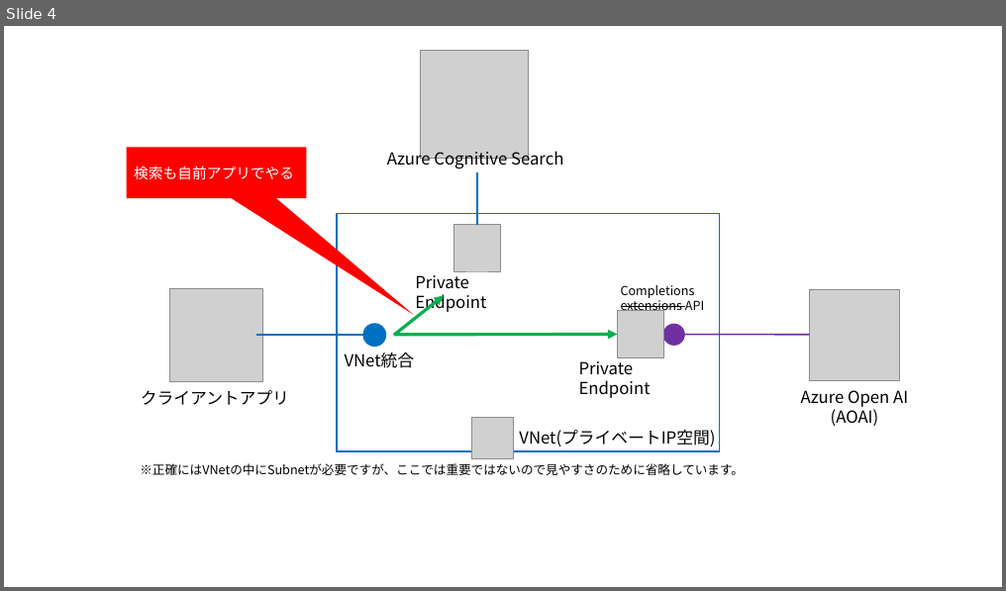
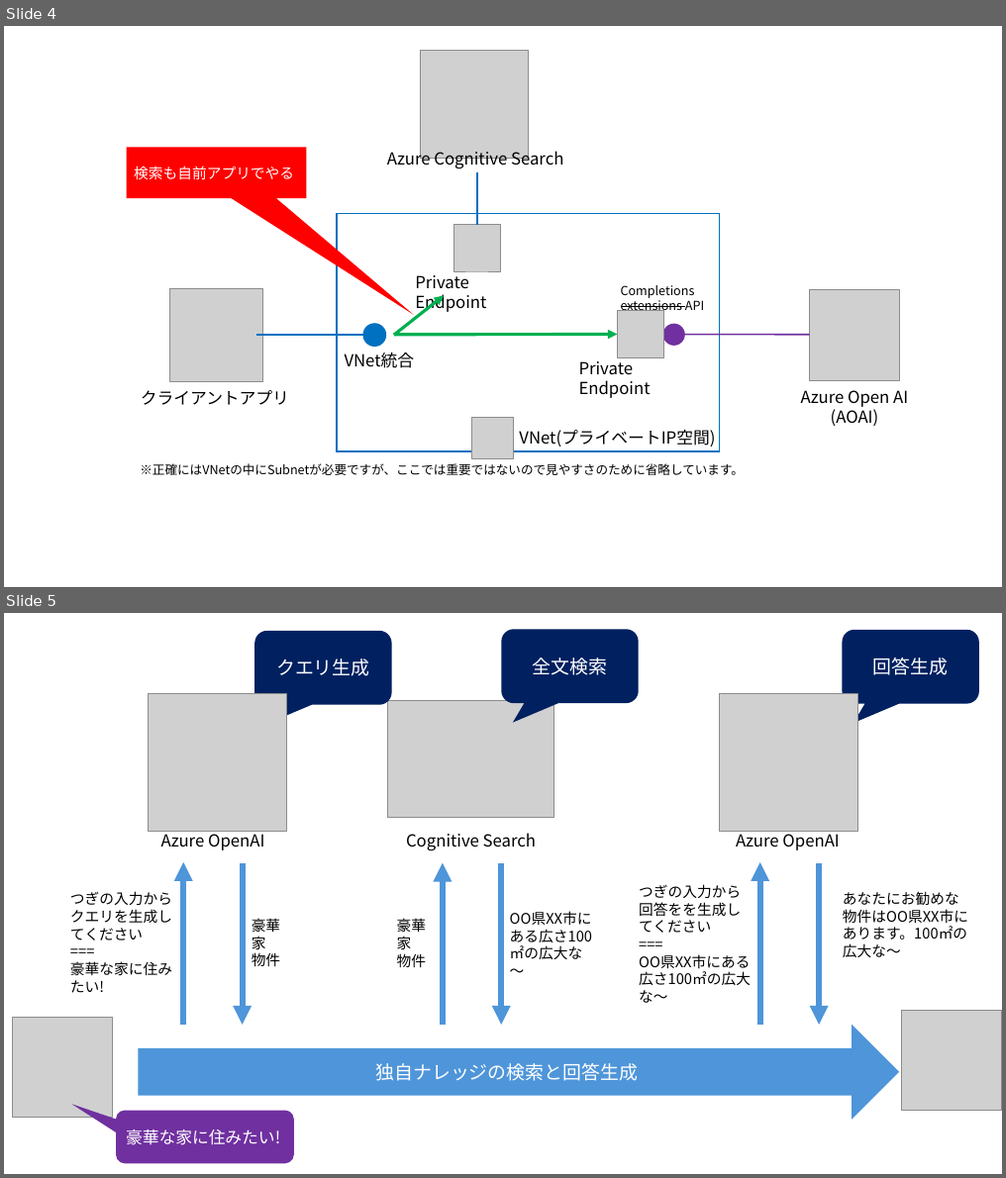
Before and after one commit to 07JP27/zenn-content, a slide deck: images/azure-openai-add-your-data-procon/addyourdataarch.pptx. Shown one above the other, each under a label of ours: slide 4 before the commit, slides 4 and 5 after it. The pictures are 1006x591 and 1006x1178 pixels, drawn with LibreOffice and Linux fonts; fonts in the diff are those of the drawing; grey boxes stand for pictures. Boxes give left, top, right and bottom in pixels: in the first picture for what was removed or moved away, otherwise in the second. Text is boxed around its words. In the diff, an @@ line names an element or a change of style, - is before the commit and + after.

```diff
--- a/images/azure-openai-add-your-data-procon/addyourdataarch.pptx
+++ b/images/azure-openai-add-your-data-procon/addyourdataarch.pptx
@@ slide 5 added at (x1=4, y1=613, x2=1002, y2=1174), background #FFFFFF @@
@@ rounded speech box added at (x1=254, y1=631, x2=392, y2=705), fill #002060, 18 pt, text #FFFFFF @@
+クエリ生成
@@ rounded speech box added at (x1=501, y1=630, x2=638, y2=703), fill #002060, 18 pt, text #FFFFFF @@
+全文検索
@@ rounded speech box added at (x1=843, y1=630, x2=979, y2=703), fill #002060, 18 pt, text #FFFFFF @@
+回答生成
@@ picture added at (x1=148, y1=693, x2=286, y2=832) @@
@@ picture added at (x1=388, y1=700, x2=553, y2=817) @@
@@ picture added at (x1=720, y1=693, x2=858, y2=832) @@
@@ text added at (x1=161, y1=830, x2=264, y2=851), 16 pt, text #000000 @@
+Azure OpenAI
@@ text added at (x1=406, y1=833, x2=536, y2=852), 16 pt, text #000000 @@
+Cognitive Search
@@ text added at (x1=736, y1=830, x2=839, y2=851), 16 pt, text #000000 @@
+Azure OpenAI
@@ arrow added from (183, 1025) to (183, 862), #4E95D9 6 pt @@
@@ arrow added from (242, 863) to (242, 1025), #4E95D9 6 pt @@
@@ arrow added from (443, 1025) to (443, 863), #4E95D9 6 pt @@
@@ arrow added from (501, 863) to (501, 1025), #4E95D9 6 pt @@
@@ arrow added from (760, 1025) to (760, 862), #4E95D9 6 pt @@
@@ arrow added from (819, 863) to (819, 1025), #4E95D9 6 pt @@
@@ text added at (x1=70, y1=891, x2=172, y2=993), 14 pt, text #000000 @@
+つぎの入力からクエリを生成してください
+===
+豪華な家に住みたい!
@@ text added at (x1=503, y1=906, x2=601, y2=984), 14 pt, text #000000 @@
+OO県XX市にある広さ100㎡の広大な～
@@ text added at (x1=639, y1=884, x2=741, y2=933), 14 pt, text #000000 @@
+つぎの入力から回答をを生成してください
+===
+OO県XX市にある広さ100㎡の広大な～
@@ text added at (x1=843, y1=891, x2=968, y2=940), 14 pt, text #000000 @@
+あなたにお勧めな物件はOO県XX市にあります。100㎡の広大な～
@@ text added at (x1=252, y1=919, x2=280, y2=967), 14 pt, text #000000 @@
+豪華
+家
+物件
@@ text added at (x1=397, y1=919, x2=426, y2=967), 14 pt, text #000000 @@
+豪華
+家
+物件
@@ picture added at (x1=12, y1=1017, x2=113, y2=1118) @@
@@ right arrow added at (x1=138, y1=1025, x2=899, y2=1120), fill #4E95D9, 18 pt, text #FFFFFF @@
+独自ナレッジの検索と回答生成
@@ picture added at (x1=901, y1=1011, x2=1001, y2=1111) @@
@@ rounded speech box added at (x1=116, y1=1111, x2=294, y2=1164), fill #7030A0, 16 pt, text #FFFFFF @@
+豪華な家に住みたい!
```
Also in this commit, not shown: 1 other file.
